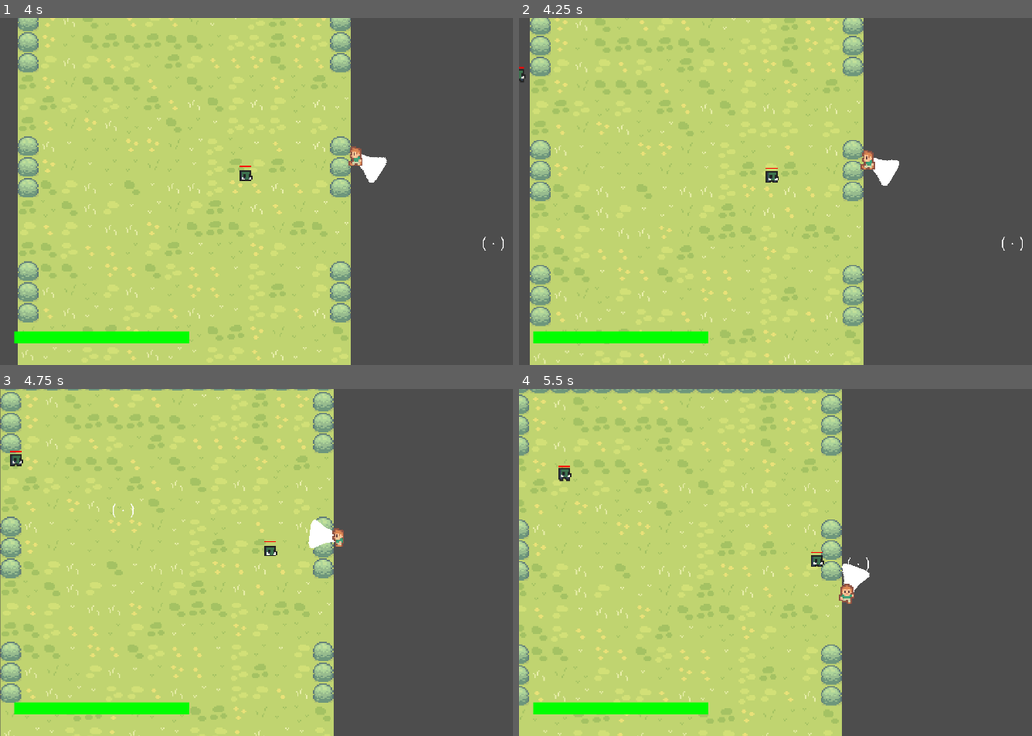
Above: before the commit, frames 1-4 (two rows, left to right).
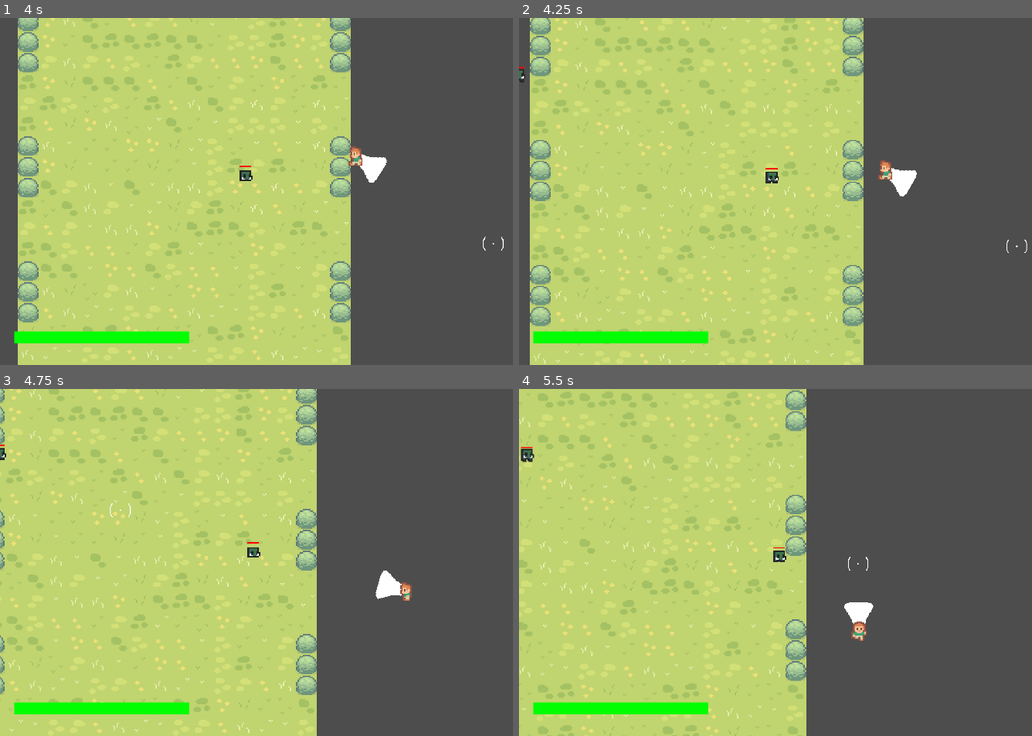
Above: after the commit, the same moments.

Repository: karsrc/5henanigans
Game: Godot game, scene res://main.tscn
The game is run twice, just before and just after one commit, with the same random seed, the same clock (stepped at 60 frames per second) and the same inputs. The engine's default icon, where the game draws it, is replaced by a stand-in: a white triangle on a blue panel in a dark square.
Inputs (mouse positions are in pixels of both pictures, inside the frame that each line leads up to):
- Up to frame 1 (4 s): tap Enter at 0.5 s; move the mouse to (446, 174) at 0.52 s; press the mouse at (446, 174) at 0.53 s; hold D (move_right) 0.53-1.28 s; move the mouse to (184, 208) at 1.27 s; release the mouse at (184, 208) at 1.28 s; hold S (move_down) 1.28-2.03 s; click (184, 208) at 1.35 s; move the mouse to (369, 115) at 2.02 s; press the mouse at (369, 115) at 2.03 s; hold D (move_right) 2.03-2.78 s; tap Alt at 2.1 s; move the mouse to (277, 260) at 2.77 s; release the mouse at (277, 260) at 2.78 s; hold W (move_up) 2.78-3.53 s; tap Shift at 2.85 s; click (277, 260) at 3.05 s; move the mouse to (492, 243) at 3.52 s; press the mouse at (492, 243) at 3.53 s; hold A (move_left) from 3.53 s (still down)
- Up to frame 2 (4.25 s): keep holding A (move_left); tap 2 (skill_2) at 4.15 s
- Up to frame 3 (4.75 s): keep holding A (move_left); move the mouse to (123, 510) at 4.27 s; release the mouse at (123, 510) at 4.28 s; click (123, 510) at 4.35 s
- Up to frame 4 (5.5 s): move the mouse to (857, 562) at 5.02 s; release A (move_left) at 5.03 s; press the mouse at (857, 562) at 5.03 s; hold S (move_down) from 5.03 s (still down); tap Alt at 5.1 s

Frame 1 is identical in both runs. In frame 2, 0.7% of the frame differs, in the area x 7-100%, y 0-100%; in frame 3, 15%; in frame 4, 18%, in the area x 0-70%, y 0-100%.

Commit message:
Add Divergent Fist skill
Introduce a new divergent sprint skill with a slow-motion "black flash" timing window and a TimingRing UI element. Adds perform_divergent_sprint, execute_black_flash, execute_divergent_fist and enter_the_zone logic, plus cooldowns and sprint state variables. During the sprint the player can hit an enemy to open a brief slow-time window; attacking in that window triggers a powerful black flash that deals heavy damage and enables a temporary damage zone, otherwise a divergent fist is executed that deals staggered damage and shoves nearby enemies. Also: adjust attack input to use just_pressed to support precise timing, decrement the new divergent cooldown in _physics_process, and increase punch damage/shove when inside the zone. player.tscn updated to include the TimingRing Sprite and texture resource.

Diff:
--- a/player.gd
+++ b/player.gd
@@ -5,6 +5,7 @@
 @onready var aim_spirte = $AimPivot/AimSprite
 @onready var attack_area = $AimPivot/AttackArea
 @onready var health_bar = $CanvasLayer/ProgressBar
+@onready var timing_ring = $TimingRing
 
 var direction: Vector2 = Vector2(1,1)
 var speed: int = 280
@@ -17,19 +18,23 @@
 var combo_drop_time: float = 1
 var is_invincible: bool = false
 var is_using_skill: bool = false
-
 var leap_speed: int = 1050
 var leap_duration: float = 0.4
 var leap_damage: int = 30
 var leap_cooldown: float = 10.0
 var current_leap_cooldown: float = 0.0
-
 var barrage_duration: float = 2.0
 var barrage_hits: int = 25
 var barrage_damage: int = 6
 var is_barraging: bool = false
 var barrage_cooldown: float = 9.0
 var current_barrage_cooldown: float = 0.0
+var divergent_cooldown: float = 8
+var current_divergent_cooldown: float = 0
+var is_sprinting: bool = false
+var black_flash_window_active: bool = false
+var black_flash_triggered: bool = false
+var is_in_zone: bool = false
 
 
 func _ready() -> void:
@@ -47,9 +52,10 @@
 		current_leap_cooldown -= _delta
 	if current_barrage_cooldown > 0:
 		current_barrage_cooldown -= _delta
+	if current_divergent_cooldown > 0:
+		current_divergent_cooldown -= _delta
 
 	if not is_using_skill:
-
 		direction = Input.get_vector("move_left", "move_right", "move_up", "move_down")
 		velocity = direction * speed
 
@@ -57,6 +63,12 @@
 			if current_barrage_cooldown <= 0:
 				perform_barrage()
 				return
+
+		if Input.is_action_just_pressed("skill_2"):
+			if current_divergent_cooldown <= 0:
+				perform_divergent_sprint()
+				return
+
 		if Input.is_action_just_pressed("skill_3"):
 			if current_leap_cooldown <= 0:
 				perform_leap()
@@ -68,7 +80,10 @@
 				current_combo = 0
 				combo_target = null
 
-		if Input.is_action_pressed("attack") and not is_attacking:
+	if Input.is_action_just_pressed("attack"):
+		if black_flash_window_active:
+			black_flash_triggered = true
+		elif not is_attacking and not is_using_skill:
 			perform_punch()
 
 	if is_barraging:
@@ -117,7 +132,12 @@
 			else:
 				combo_target = body
 				current_combo = 1
-			body.take_damage(10)
+			if is_in_zone:
+				body.take_damage(20)
+				var shove_dir = global_position.direction_to(body.global_position)
+				body.global_position += shove_dir * 15
+			else:
+				body.take_damage(10)
 			break
 	if not hit_enemy:
 		current_combo = 0
@@ -268,3 +288,85 @@
 	aim_spirte.modulate = Color(1.0, 1.0, 1.0, 1.0)
 	is_using_skill = false
 	is_barraging = false
+
+func perform_divergent_sprint():
+	is_using_skill = true
+	is_sprinting = true
+	black_flash_window_active = false
+	black_flash_triggered = false
+	current_divergent_cooldown = divergent_cooldown
+
+	var dash_dir = global_position.direction_to(get_global_mouse_position())
+	velocity = dash_dir * (speed * 2.5)
+
+	var time_passed = 0
+	while time_passed < 0.4 and is_sprinting:
+		await get_tree().physics_frame
+		time_passed += get_physics_process_delta_time()
+
+		for body in attack_area.get_overlapping_bodies():
+			if body.is_in_group("enemy") and body.has_method("take_damage"):
+				is_sprinting = false
+				velocity = Vector2.ZERO
+
+				black_flash_window_active = true
+
+				$AnimatedSprite2D.modulate = Color(10, 10, 10)
+				Engine.time_scale = 0.05
+				timing_ring.scale = Vector2(3.0, 3.0)
+				timing_ring.visible = true
+				timing_ring.modulate = Color(0, 0, 0)
+
+				var tween = get_tree().create_tween().bind_node(self).set_ignore_time_scale(true)
+				tween.tween_property(timing_ring, "scale", Vector2(1.0, 1.0), 0.3)
+
+				await get_tree().create_timer(0.3, true, false, true).timeout
+
+				black_flash_window_active = false
+				timing_ring.visible = false
+				Engine.time_scale = 1.0
+				$AnimatedSprite2D.modulate = Color(1, 1, 1) if not is_in_zone else Color(0.8, 0.2, 0.2)
+
+				if black_flash_triggered:
+					execute_black_flash(body)
+				else:
+					execute_divergent_fist(body)
+				return
+	velocity = Vector2.ZERO
+	is_using_skill = false
+	is_sprinting = false
+
+func execute_divergent_fist(target: Node2D):
+
+	target.take_damage(10)
+	is_using_skill = false
+	await get_tree().create_timer(0.5, false, false, true).timeout
+
+	if is_instance_valid(target):
+		trigger_hit_stop()
+		shake_camera(10)
+		target.take_damage(20)
+		var all_enemies = get_tree().get_nodes_in_group("enemy")
+		for enemy in all_enemies:
+			if is_instance_valid(enemy) and enemy != target:
+				if target.global_position.distance_to(enemy.global_position) < 65:
+					var shove_dir = target.global_position.direction_to(enemy.global_position)
+					if shove_dir == Vector2.ZERO: shove_dir = Vector2.RIGHT
+					enemy.global_position += shove_dir * 50
+
+func execute_black_flash(target: Node2D):
+	is_using_skill = false
+	$AnimatedSprite2D.modulate = Color(-1, -0.5, -0.5)
+	trigger_hit_stop()
+	shake_camera(25)
+	target.take_damage(60)
+	current_divergent_cooldown = 0
+	if not is_in_zone:
+		enter_the_zone()
+
+func enter_the_zone():
+	is_in_zone = true
+	$AnimatedSprite2D.modulate = Color(0.8, 0.2, 0.2)
+	await get_tree().create_timer(7.0, false, false, true).timeout
+	is_in_zone = false
+	$AnimatedSprite2D.modulate = Color(1,1,1)
--- a/player.tscn
+++ b/player.tscn
@@ -6,6 +6,7 @@
 [ext_resource type="Script" uid="uid://bny1m0rolaj4m" path="res://area_2d.gd" id="3_2hs0m"]
 [ext_resource type="Script" uid="uid://dl1fmdy47fnqm" path="res://camera_2d.gd" id="3_i3pqv"]
 [ext_resource type="Texture2D" uid="uid://cuuniufqbe328" path="res://graphics3/player/crosshair.png" id="6_2hs0m"]
+[ext_resource type="Texture2D" uid="uid://c7x7lpdx75tby" path="res://icon.svg" id="7_1jxqw"]
 
 [sub_resource type="RectangleShape2D" id="RectangleShape2D_sweqy"]
 size = Vector2(23, 24)
@@ -155,3 +156,7 @@
 theme_override_styles/background = SubResource("StyleBoxFlat_2hs0m")
 theme_override_styles/fill = SubResource("StyleBoxFlat_1jxqw")
 show_percentage = false
+
+[node name="TimingRing" type="Sprite2D" parent="." unique_id=1574927490]
+visible = false
+texture = ExtResource("7_1jxqw")
